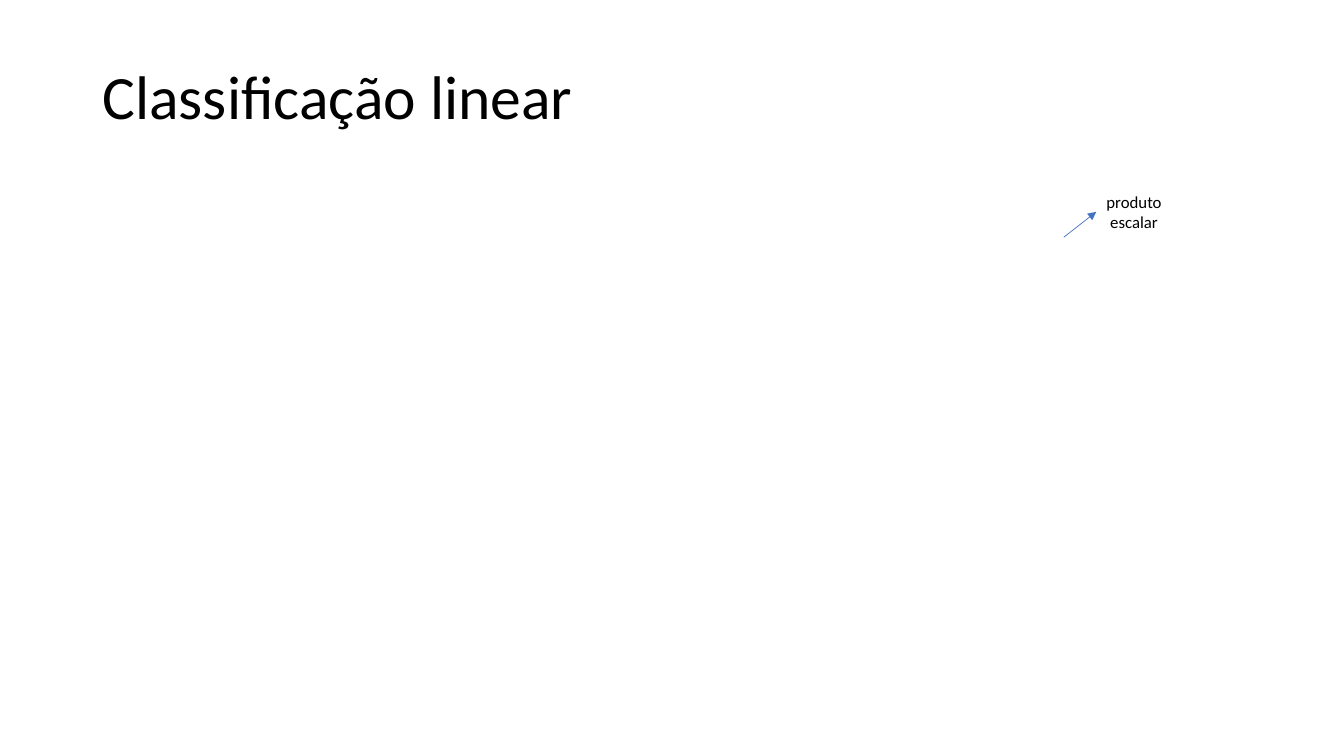
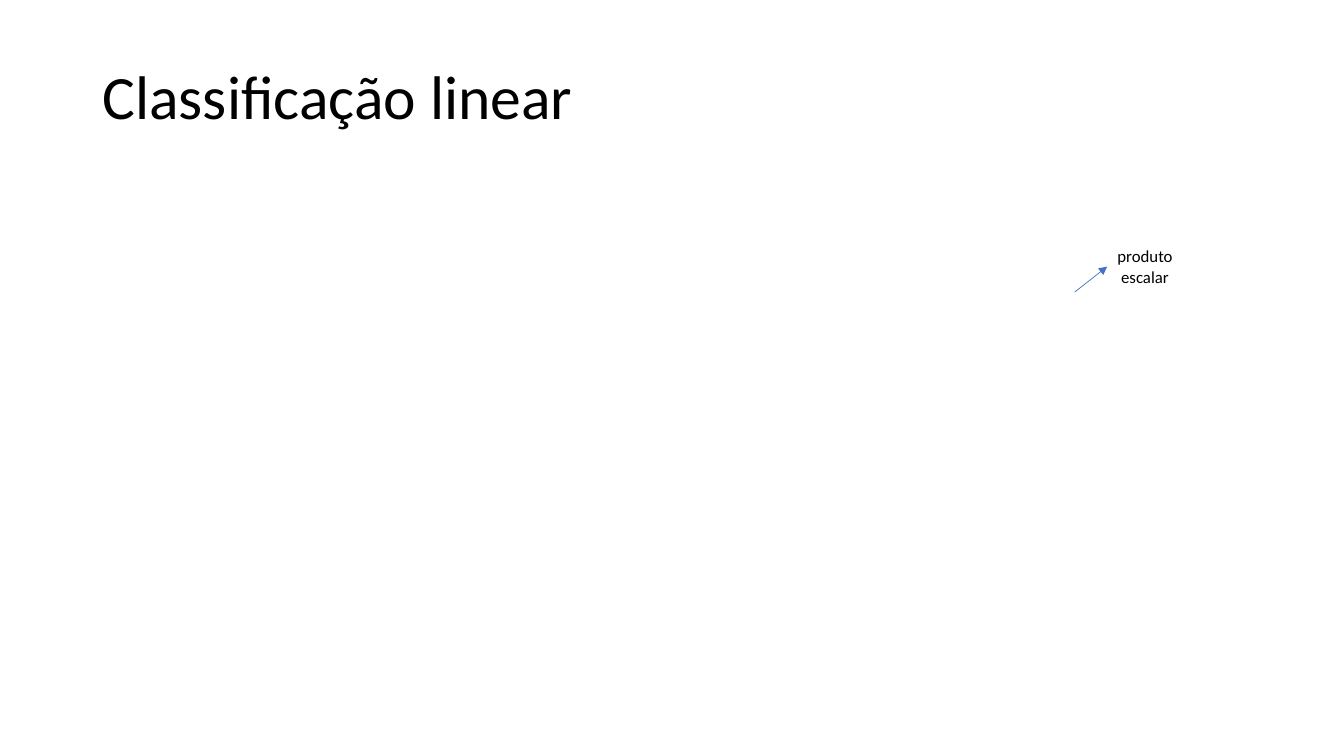
Before and after one commit to zz4fap/t320_aprendizado_de_maquina, a slide deck: slide 5 of slides/T320_Classificação (Parte II).pptx (slide 4 before the commit). Drawn at 1344x756 pixels with LibreOffice and Linux fonts; fonts in the diff are those of the drawing; grey boxes stand for pictures. Boxes give left, top, right and bottom in pixels: in the first picture for what was removed or moved away, otherwise in the second. Text is boxed around its words. In the diff, an @@ line names an element or a change of style, - is before the commit and + after.

```diff
--- a/slides/T320_Classificação (Parte II).pptx
+++ b/slides/T320_Classificação (Parte II).pptx
@@ arrow moved from (1064, 237) - (1097, 212) to (1075, 292) - (1107, 266) @@
@@ text "produto escalar" moved from (x1=1106, y1=196, x2=1161, y2=228) to (x1=1117, y1=250, x2=1172, y2=283) @@
```
Also in this commit, not shown: 2 other slides changed, 2 slides added, 1 slide removed, 2 other files.
